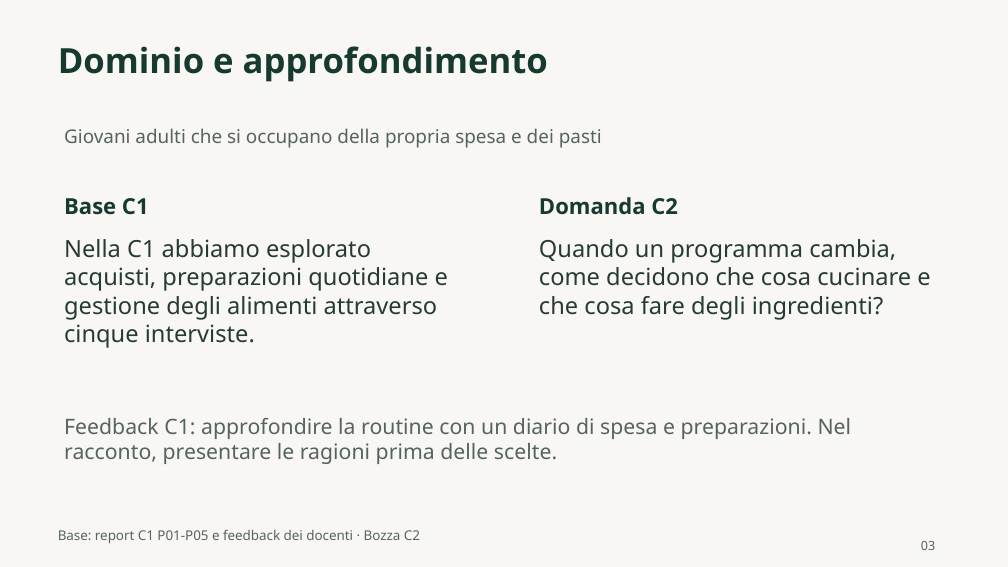
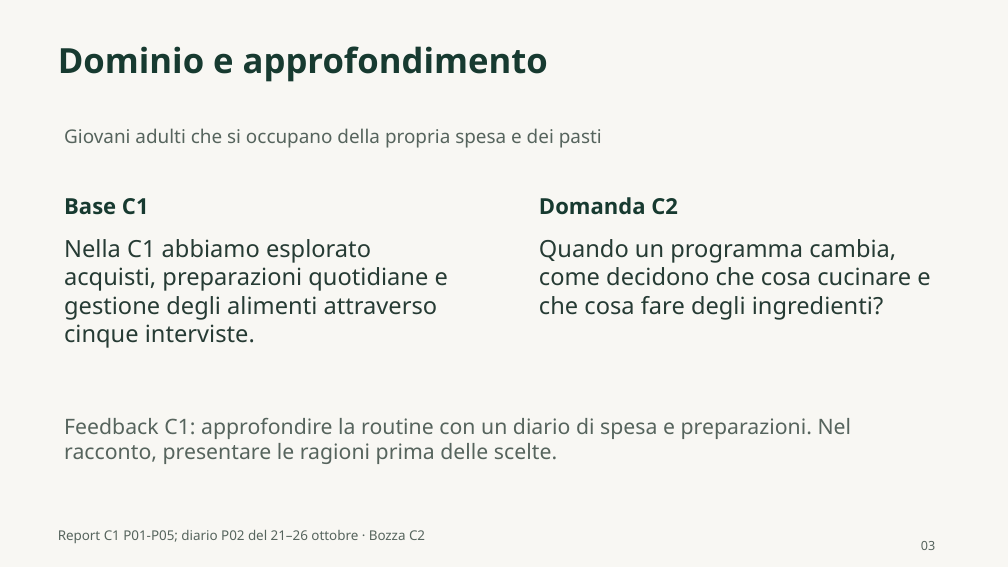
Before and after one commit to andremauroo/CIBY, a slide deck: slide 3 of C2/presentazione/bozza/CIBY-C2-bozza.pptx. Drawn at 1008x567 pixels with LibreOffice and Linux fonts; fonts in the diff are those of the drawing. Boxes give left, top, right and bottom in pixels: in the first picture for what was removed or moved away, otherwise in the second. Text is boxed around its words. In the diff, an @@ line names an element or a change of style, - is before the commit and + after.

Commit message:
C2: documenta diario P02 e integra l’analisi con C1

```diff
--- a/C2/presentazione/bozza/CIBY-C2-bozza.pptx
+++ b/C2/presentazione/bozza/CIBY-C2-bozza.pptx
@@ text at (58, 530, 425, 543): text changed @@
-Base: report C1 P01-P05 e feedback dei docenti · Bozza C2
+Report C1 P01-P05; diario P02 del 21–26 ottobre · Bozza C2
```
Also in this commit, not shown: 8 other slides changed, 1 slide added, 1 slide removed, 24 other files.
